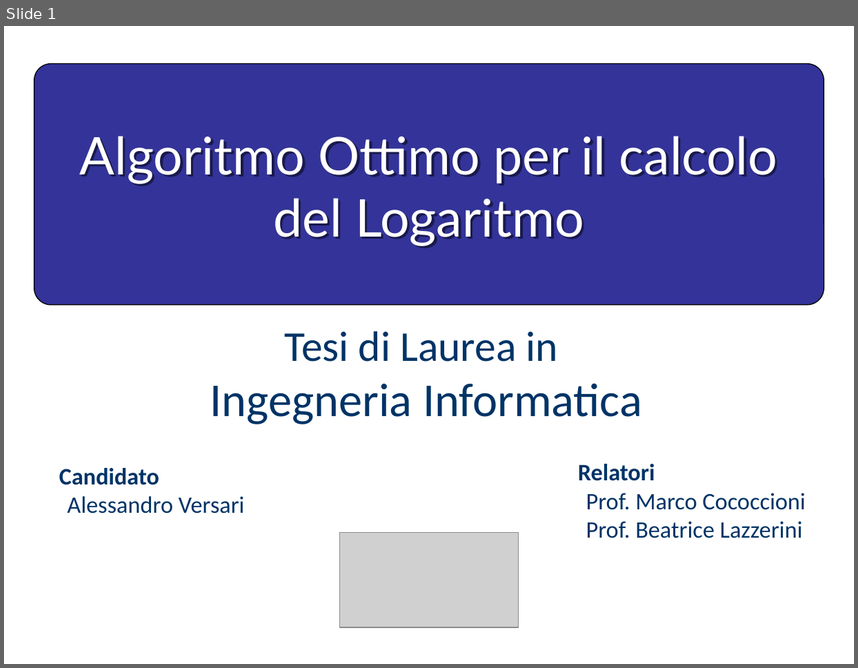
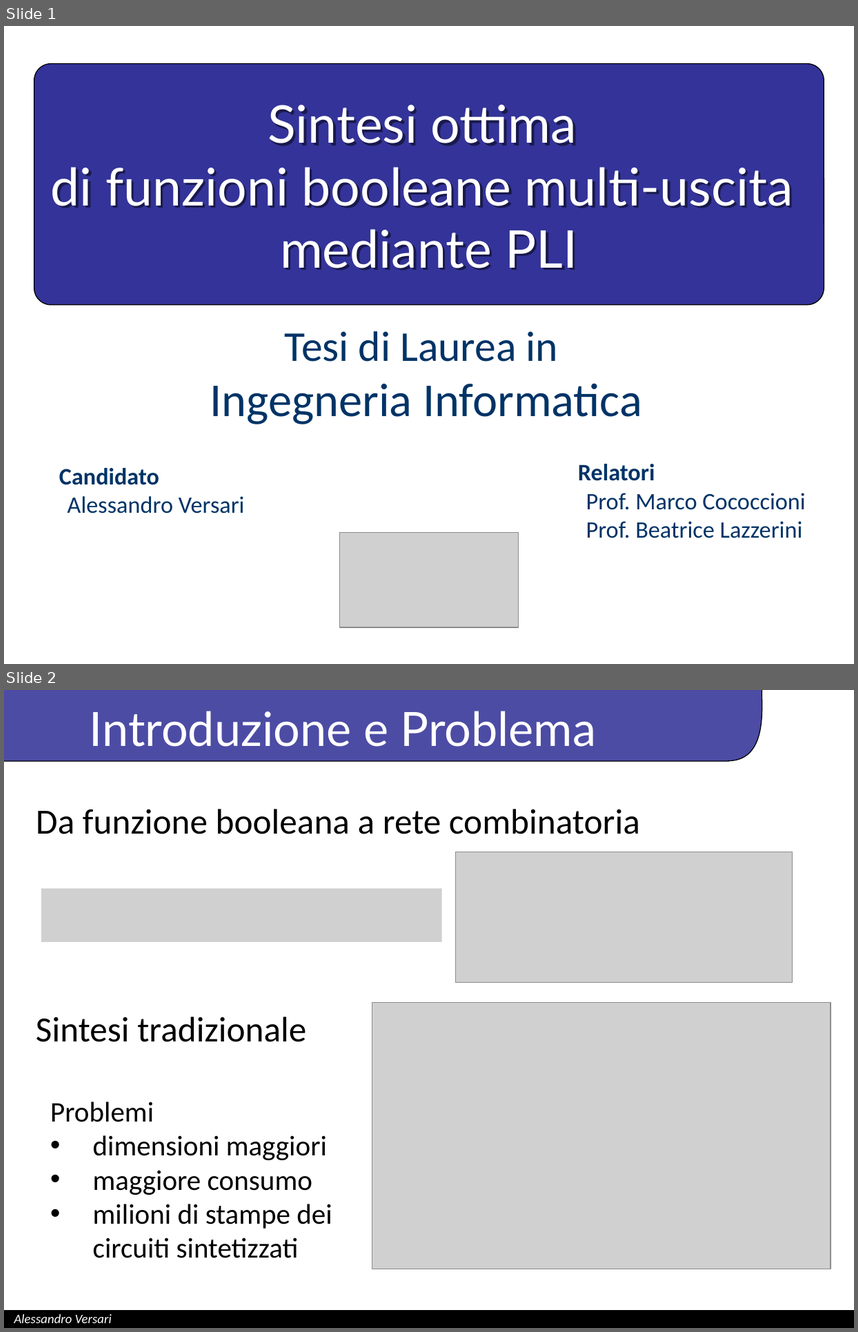
Before and after one commit to just-hms/Optimal-synthesis-of-multi-output-boolean-functions-using-ILP, a slide deck: PresentazioneTesiVersari.pptx. Shown one above the other, each under a label of ours: slide 1 before the commit, slides 1 and 2 after it. The pictures are 858x668 and 858x1332 pixels, drawn with LibreOffice and Linux fonts; fonts in the diff are those of the drawing; grey boxes stand for pictures; background and template pictures are left out. Boxes give left, top, right and bottom in pixels: in the first picture for what was removed or moved away, otherwise in the second. Text is boxed around its words. In the diff, an @@ line names an element or a change of style, - is before the commit and + after.

```diff
--- a/PresentazioneTesiVersari.pptx
+++ b/PresentazioneTesiVersari.pptx
@@ slide 2 added at (x1=4, y1=690, x2=854, y2=1328), background #FFFFFF @@
@@ freeform shape added at (x1=4, y1=690, x2=771, y2=761), fill #000080 at 70% opacity, outline #000000 0.75 pt @@
@@ rectangle added at (x1=764, y1=690, x2=853, y2=778), fill #FFFFFF, outline #FFFFFF 0.75 pt @@
@@ title added at (x1=90, y1=711, x2=596, y2=747), 40 pt, text #FFFFFF @@
+Introduzione e Problema
@@ text added at (x1=771, y1=753, x2=842, y2=779), 12 pt, text #000080, bold @@
+PerLab
@@ text added at (x1=36, y1=809, x2=640, y2=834), 30 pt, text #000000 @@
+Da funzione booleana a rete combinatoria
@@ picture added at (x1=455, y1=851, x2=792, y2=982) @@
@@ picture added at (x1=41, y1=888, x2=441, y2=942) @@
@@ text added at (x1=36, y1=1016, x2=306, y2=1042), 30 pt, text #000000 @@
+Sintesi tradizionale
@@ picture added at (x1=372, y1=1002, x2=831, y2=1269) @@
@@ text added at (x1=50, y1=1101, x2=332, y2=1258), 24 pt, text #000000 @@
+Problemi
+• dimensioni maggiori
+• maggiore consumo
+• milioni di stampe dei circuiti sintetizzati
@@ rectangle added at (x1=4, y1=1310, x2=854, y2=1328), fill #000000, outline #000000 0.75 pt @@
@@ text added at (x1=14, y1=1314, x2=112, y2=1323), 11 pt, text #FFFFFF, italic @@
+Alessandro Versari
@@ slide 1 changed as well @@
@@ title at (x1=51, y1=105, x2=793, y2=270): text changed @@
-Algoritmo Ottimo per il calcolo del Logaritmo
+Sintesi ottima
+di funzioni booleane multi-uscita
+mediante PLI
```
Also in this commit, not shown: 2 other slides added, 3 slides removed, 7 other files.
